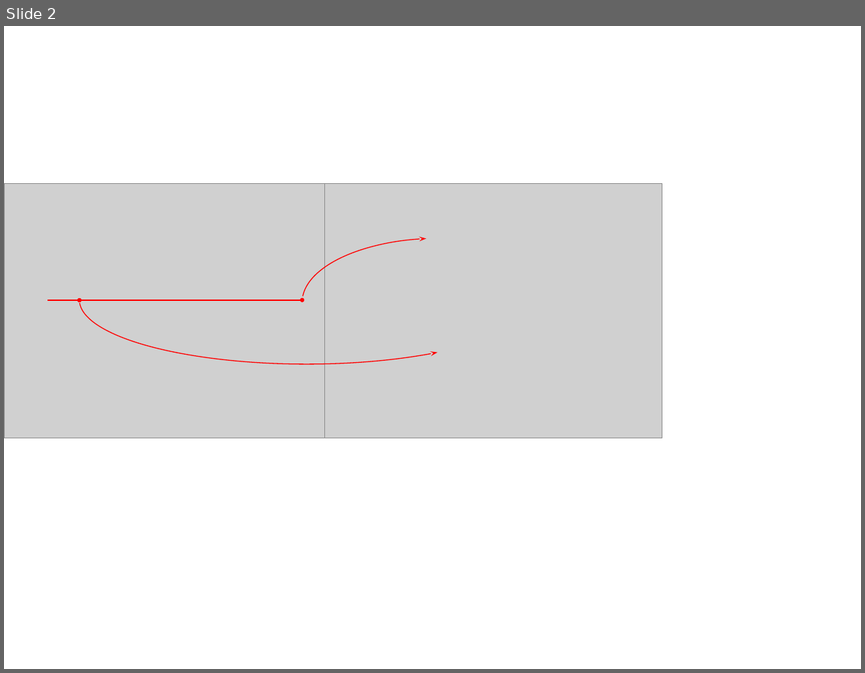
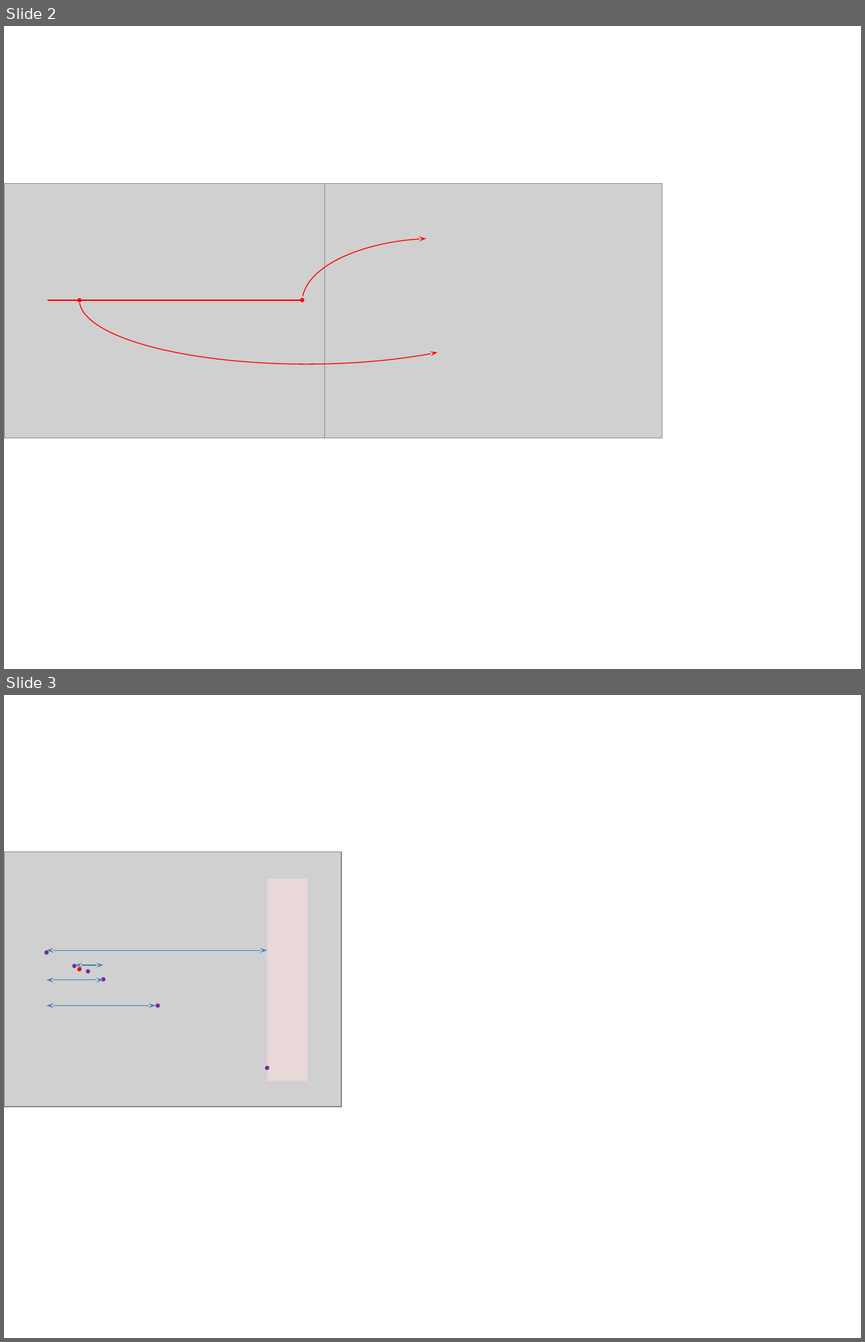
Before and after one commit to xpessoles/Informatique, a slide deck: CI_03_SimulationNumerique/02_ProblemesStationnaires/Cours/images/Figures.pptx. Shown one above the other, each under a label of ours: slide 2 before the commit, slides 2 and 3 after it. The pictures are 865x673 and 865x1342 pixels, drawn with LibreOffice and Linux fonts; fonts in the diff are those of the drawing; grey boxes stand for pictures. Boxes give left, top, right and bottom in pixels: in the first picture for what was removed or moved away, otherwise in the second. Text is boxed around its words. In the diff, an @@ line names an element or a change of style, - is before the commit and + after.

```diff
--- a/CI_03_SimulationNumerique/02_ProblemesStationnaires/Cours/images/Figures.pptx
+++ b/CI_03_SimulationNumerique/02_ProblemesStationnaires/Cours/images/Figures.pptx
@@ slide 3 added at [4, 695, 861, 1338], background #FFFFFF @@
@@ picture added at [4, 852, 341, 1106] @@
@@ rectangle added at [267, 879, 307, 1081], fill #F2DCDB at 75% opacity @@
@@ ellipse added at [44, 950, 49, 955], fill #7030A0 @@
@@ double arrow added from (47, 950) to (267, 950), #4B7EBC 0.75 pt @@
@@ double arrow added from (47, 979) to (103, 979), #4B7EBC 0.75 pt @@
@@ ellipse added at [73, 964, 77, 968], fill #7030A0 @@
@@ double arrow added from (75, 965) to (103, 965), #4B7EBC 0.75 pt @@
@@ ellipse added at [77, 966, 82, 971], fill #FF0000 @@
@@ ellipse added at [86, 969, 90, 974], fill #7030A0 @@
@@ ellipse added at [101, 977, 105, 981], fill #7030A0 @@
@@ double arrow added from (47, 1005) to (156, 1005), #4B7EBC 0.75 pt @@
@@ ellipse added at [156, 1004, 160, 1008], fill #7030A0 @@
@@ ellipse added at [264, 1065, 269, 1070], fill #7030A0 @@
```
Also in this commit, not shown: 1 other slide added, 3 other files.
